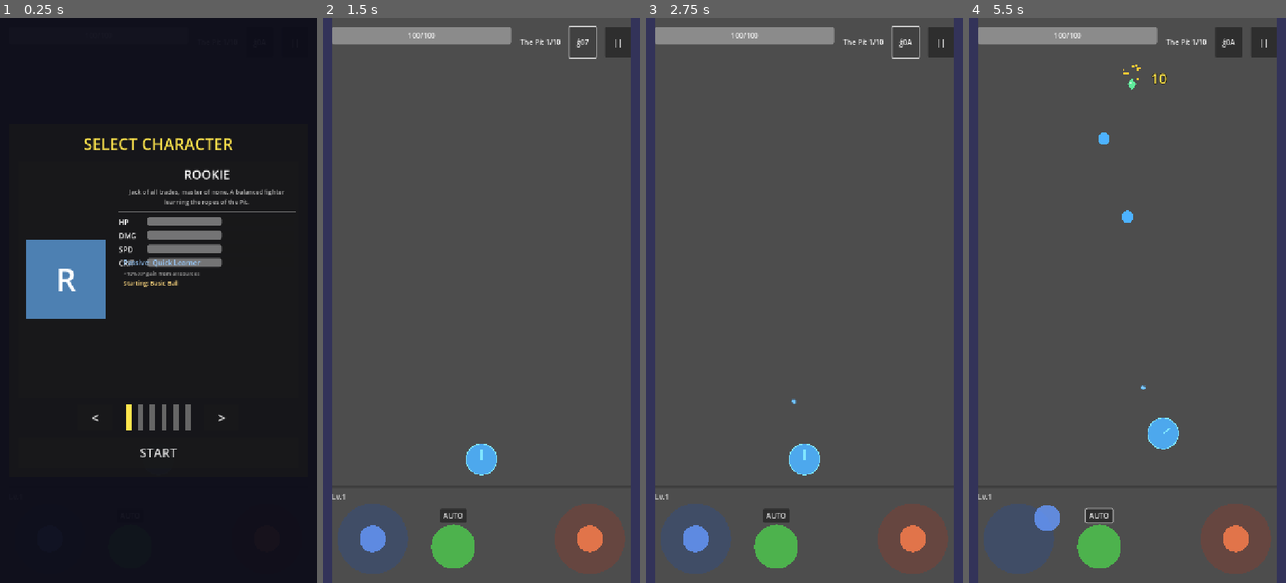
Above: before the commit, frames 1-4 (left to right).
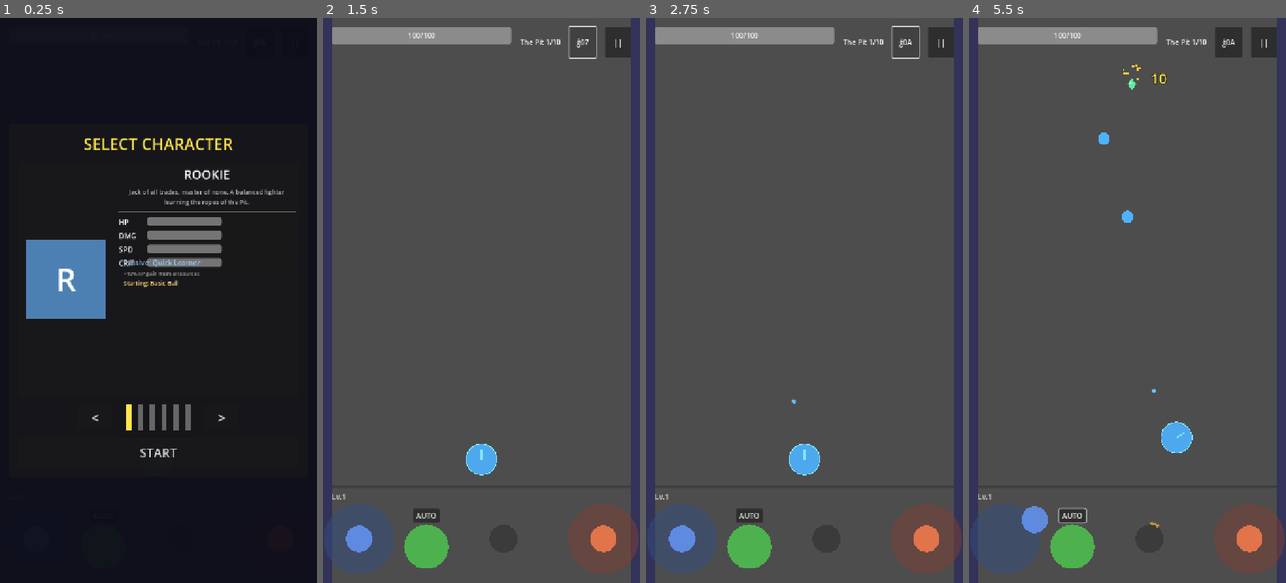
Above: after the commit, the same moments.

Repository: Randroids-Dojo/GoPit
Game: Godot game, scene res://scenes/game.tscn
Same seed, same stepped clock (60 frames per second), same inputs: the game is played once before the commit and once after it.
Inputs (mouse positions are in pixels of both pictures, inside the frame that each line leads up to):
- Up to frame 1 (0.25 s): no input
- Up to frame 2 (1.5 s): click "START" at 0.5 s; click "ǵ0A" at 1.25 s
- Up to frame 3 (2.75 s): click "ǵ07" at 2 s
- Up to frame 4 (5.5 s): click "||" at 2.75 s; click "Resume" at 3.5 s; click "AUTO" at 4.25 s; tap Enter at 5 s; drag from (1019, 537) to (1127, 458) at 5.02 s

The runs differ from the first frame. In frame 2, 4.3% of the frame differs, in the area x 2-100%, y 86-99%; in frame 3, 4.3%; in frame 4, 4.7%, in the area x 2-100%, y 65-99%.

Commit message:
Add Ultimate ability charge system
- Add ultimate_charge to GameManager with signals and methods
- Create UltimateButton UI with charge ring and pulsing glow
- Create UltimateBlast effect that clears all enemies on screen
- Add ULTIMATE sound type with epic blast audio
- Wire up charge gain: +10 per kill, +5 per gem collected
- Add ultimate button to game HUD between fire and aim controls
- Add 12 tests for ultimate system

Diff:
--- /dev/null
+++ b/scenes/effects/ultimate_blast.tscn
@@ -0,0 +1,6 @@
+[gd_scene load_steps=2 format=3 uid="uid://ultimate_blast"]
+
+[ext_resource type="Script" path="res://scripts/effects/ultimate_blast.gd" id="1_blast"]
+
+[node name="UltimateBlast" type="Node2D"]
+script = ExtResource("1_blast")
--- a/scenes/game.tscn
+++ b/scenes/game.tscn
@@ -22,6 +22,7 @@
 [ext_resource type="Script" path="res://scripts/ui/stage_complete_overlay.gd" id="18_stagecomplete"]
 [ext_resource type="Script" path="res://scripts/entities/baby_ball_spawner.gd" id="19_baby_spawner"]
 [ext_resource type="PackedScene" uid="uid://boss_hp_bar_scene" path="res://scenes/ui/boss_hp_bar.tscn" id="21_boss_hp"]
+[ext_resource type="Script" path="res://scripts/ui/ultimate_button.gd" id="22_ultimate"]
 
 [sub_resource type="RectangleShape2D" id="RectangleShape2D_wall"]
 size = Vector2(20, 1280)
@@ -247,6 +248,15 @@
 layout_mode = 2
 size_flags_horizontal = 4
 script = ExtResource("4_fire")
+
+[node name="UltimateButtonContainer" type="CenterContainer" parent="UI/HUD/InputContainer/HBoxContainer"]
+layout_mode = 2
+size_flags_horizontal = 2
+
+[node name="UltimateButton" type="Control" parent="UI/HUD/InputContainer/HBoxContainer/UltimateButtonContainer"]
+custom_minimum_size = Vector2(80, 80)
+layout_mode = 2
+script = ExtResource("22_ultimate")
 
 [node name="AimJoystickContainer" type="CenterContainer" parent="UI/HUD/InputContainer/HBoxContainer"]
 layout_mode = 2
--- /dev/null
+++ b/scenes/ui/ultimate_button.tscn
@@ -0,0 +1,9 @@
+[gd_scene load_steps=2 format=3 uid="uid://ultimate_button"]
+
+[ext_resource type="Script" path="res://scripts/ui/ultimate_button.gd" id="1_ultimate"]
+
+[node name="UltimateButton" type="Control"]
+custom_minimum_size = Vector2(80, 80)
+layout_mode = 3
+anchors_preset = 0
+script = ExtResource("1_ultimate")
--- a/scripts/autoload/game_manager.gd
+++ b/scripts/autoload/game_manager.gd
@@ -21,6 +21,9 @@
 signal hp_changed(current_hp: int, max_hp: int)
 signal combo_changed(combo: int, multiplier: float)
 signal leadership_changed(new_value: float)
+signal ultimate_ready
+signal ultimate_used
+signal ultimate_charge_changed(current: float, max_val: float)
 
 # Combo system
 var combo_count: int = 0
@@ -42,6 +45,12 @@
 var player_level: int = 1
 var gem_magnetism_range: float = 0.0
 var leadership: float = 0.0  # Affects baby ball spawn rate
+
+# Ultimate ability system
+const ULTIMATE_CHARGE_MAX: float = 100.0
+const CHARGE_PER_KILL: float = 10.0
+const CHARGE_PER_GEM: float = 5.0
+var ultimate_charge: float = 0.0
 
 # Character system
 var selected_character: Resource = null
@@ -276,6 +285,35 @@
 	leadership_changed.emit(leadership)
 
 
+# === Ultimate ability methods ===
+
+func add_ultimate_charge(amount: float) -> void:
+	## Add charge to the ultimate meter. Emits ultimate_ready when full.
+	if ultimate_charge >= ULTIMATE_CHARGE_MAX:
+		return  # Already full
+
+	var was_ready := ultimate_charge >= ULTIMATE_CHARGE_MAX
+	ultimate_charge = minf(ULTIMATE_CHARGE_MAX, ultimate_charge + amount)
+	ultimate_charge_changed.emit(ultimate_charge, ULTIMATE_CHARGE_MAX)
+
+	if not was_ready and ultimate_charge >= ULTIMATE_CHARGE_MAX:
+		ultimate_ready.emit()
+
+
+func use_ultimate() -> bool:
+	## Attempt to use the ultimate ability. Returns true if successful.
+	if ultimate_charge >= ULTIMATE_CHARGE_MAX:
+		ultimate_charge = 0.0
+		ultimate_used.emit()
+		ultimate_charge_changed.emit(0.0, ULTIMATE_CHARGE_MAX)
+		return true
+	return false
+
+
+func is_ultimate_ready() -> bool:
+	return ultimate_charge >= ULTIMATE_CHARGE_MAX
+
+
 # === Passive ability helpers ===
 
 func get_xp_multiplier() -> float:
@@ -369,6 +407,7 @@
 	gem_magnetism_range = 0.0
 	leadership = 0.0
 	is_endless_mode = false
+	ultimate_charge = 0.0
 	# Reset session stats
 	stats["enemies_killed"] = 0
 	stats["balls_fired"] = 0
--- a/scripts/autoload/sound_manager.gd
+++ b/scripts/autoload/sound_manager.gd
@@ -1,6 +1,8 @@
 extends Node
 ## SoundManager autoload - plays placeholder sounds using procedural audio
 ## Manages audio settings (volume, mute) with persistence
+
+signal mute_changed(is_muted: bool)
 
 var _players: Array[AudioStreamPlayer] = []
 const MAX_PLAYERS := 8
@@ -34,6 +36,7 @@
 	set(value):
 		is_muted = value
 		AudioServer.set_bus_mute(0, is_muted)
+		mute_changed.emit(is_muted)
 		_save_settings()
 
 enum SoundType {
@@ -62,7 +65,9 @@
 	# Fusion sounds
 	FUSION_REACTOR,  # Pickup sound
 	EVOLUTION,       # Success fanfare
-	FISSION          # Energy burst
+	FISSION,         # Energy burst
+	# Ultimate ability
+	ULTIMATE         # Screen-clearing blast
 }
 
 # Per-sound pitch/volume variance settings
@@ -92,7 +97,9 @@
 	# Fusion sounds
 	SoundType.FUSION_REACTOR: {"pitch_var": 0.05, "vol_var": 0.05},
 	SoundType.EVOLUTION: {"pitch_var": 0.0, "vol_var": 0.0},
-	SoundType.FISSION: {"pitch_var": 0.1, "vol_var": 0.1}
+	SoundType.FISSION: {"pitch_var": 0.1, "vol_var": 0.1},
+	# Ultimate
+	SoundType.ULTIMATE: {"pitch_var": 0.0, "vol_var": 0.0}
 }
 
 
@@ -282,6 +289,9 @@
 			data = _generate_evolution_fanfare()
 		SoundType.FISSION:
 			data = _generate_energy_burst()
+		# Ultimate
+		SoundType.ULTIMATE:
+			data = _generate_ultimate_blast_sound()
 
 	wav.data = data
 	return wav
@@ -671,3 +681,56 @@
 		data.encode_s16(i * 2, int(clampf(sample, -1.0, 1.0) * 32767))
 
 	return data
+
+
+# ============================================================================
+# Ultimate Ability Sound
+# ============================================================================
+
+func _generate_ultimate_blast_sound() -> PackedByteArray:
+	"""Ultimate ability: Epic power blast with rising tone and explosion"""
+	var samples := int(SAMPLE_RATE * 0.6)
+	var data := PackedByteArray()
+	data.resize(samples * 2)
+
+	for i in samples:
+		var t := float(i) / SAMPLE_RATE
+		var progress := float(i) / samples
+
+		# Three-phase envelope: rise, peak, decay
+		var envelope: float
+		if progress < 0.15:
+			# Rising power-up
+			envelope = progress / 0.15
+		elif progress < 0.25:
+			# Peak explosion
+			envelope = 1.0
+		else:
+			# Long decay
+			envelope = pow(1.0 - (progress - 0.25) / 0.75, 0.5)
+
+		# Rising pitch during power-up phase
+		var base_freq: float
+		if progress < 0.15:
+			base_freq = lerpf(200.0, 800.0, progress / 0.15)
+		else:
+			base_freq = lerpf(800.0, 200.0, (progress - 0.15) / 0.85)
+
+		# Multiple harmonics for full sound
+		var tone := sin(t * base_freq * TAU) * 0.3
+		tone += sin(t * base_freq * 2.0 * TAU) * 0.2
+		tone += sin(t * base_freq * 3.0 * TAU) * 0.1
+
+		# Add explosion noise during peak
+		var noise := 0.0
+		if progress > 0.1 and progress < 0.4:
+			var noise_amount: float = 1.0 - abs(progress - 0.2) / 0.2
+			noise = (randf() * 2.0 - 1.0) * noise_amount * 0.3
+
+		# Low rumble throughout
+		var rumble := sin(t * 60.0 * TAU) * 0.15
+
+		var sample := (tone + noise + rumble) * envelope * 0.25
+		data.encode_s16(i * 2, int(clampf(sample, -1.0, 1.0) * 32767))
+
+	return data
--- /dev/null
+++ b/scripts/effects/ultimate_blast.gd
@@ -0,0 +1,56 @@
+extends Node2D
+## Screen-clearing ultimate blast effect
+## Creates flash, kills all enemies, shakes camera, plays sound
+
+signal blast_completed
+
+
+func execute() -> void:
+	## Execute the ultimate blast - call this after adding to scene tree
+	_play_sound()
+	_create_flash()
+	_shake_camera()
+	_kill_all_enemies()
+
+	# Clean up after effects complete
+	await get_tree().create_timer(0.6).timeout
+	blast_completed.emit()
+	queue_free()
+
+
+func _play_sound() -> void:
+	SoundManager.play(SoundManager.SoundType.ULTIMATE)
+
+
+func _create_flash() -> void:
+	# Create a white flash overlay
+	var flash := ColorRect.new()
+	flash.color = Color(1, 1, 1, 0.8)
+	flash.set_anchors_and_offsets_preset(Control.PRESET_FULL_RECT)
+	flash.mouse_filter = Control.MOUSE_FILTER_IGNORE
+
+	# Add to UI layer for proper z-ordering
+	var ui := get_tree().current_scene.get_node_or_null("UI")
+	if ui:
+		ui.add_child(flash)
+	else:
+		get_tree().current_scene.add_child(flash)
+
+	# Fade out the flash
+	var tween := create_tween()
+	tween.tween_property(flash, "color:a", 0.0, 0.5).set_ease(Tween.EASE_OUT)
+	tween.tween_callback(flash.queue_free)
+
+
+func _shake_camera() -> void:
+	# Big screen shake
+	CameraShake.shake(25.0, 4.0)
+
+
+func _kill_all_enemies() -> void:
+	# Find all enemies and deal massive damage
+	var enemies := get_tree().get_nodes_in_group("enemies")
+	for enemy in enemies:
+		if enemy.has_method("take_damage"):
+			# Deal 9999 damage to instantly kill
+			enemy.take_damage(9999)
--- a/scripts/game/game_controller.gd
+++ b/scripts/game/game_controller.gd
@@ -25,6 +25,7 @@
 @onready var stage_complete_overlay: CanvasLayer = $UI/StageCompleteOverlay
 @onready var fusion_overlay: Control = $UI/FusionOverlay
 @onready var boss_hp_bar: Control = $UI/BossHPBar
+@onready var ultimate_button: Control = $UI/HUD/InputContainer/HBoxContainer/UltimateButtonContainer/UltimateButton
 
 var gem_scene: PackedScene = preload("res://scenes/entities/gem.tscn")
 # NOTE: Boss scenes use load() not preload() to avoid class resolution issues during import
@@ -65,6 +66,10 @@
 	if auto_toggle and fire_button:
 		auto_toggle.toggled.connect(_on_auto_toggle_pressed)
 		fire_button.autofire_toggled.connect(_on_autofire_state_changed)
+
+	# Wire up ultimate button
+	if ultimate_button:
+		ultimate_button.ultimate_activated.connect(_on_ultimate_activated)
 
 	# Set up ball spawner
 	if ball_spawner:
@@ -193,6 +198,7 @@
 	_maybe_spawn_fusion_reactor(enemy.global_position)
 	_check_wave_progress()
 	GameManager.record_enemy_kill()
+	GameManager.add_ultimate_charge(GameManager.CHARGE_PER_KILL)
 
 
 func _on_enemy_took_damage(_enemy: EnemyBase, _amount: int) -> void:
@@ -218,6 +224,7 @@
 		xp_value = gem.get_xp_value()
 	GameManager.add_xp(xp_value)
 	GameManager.record_gem_collected()
+	GameManager.add_ultimate_charge(GameManager.CHARGE_PER_GEM)
 	_show_xp_text(gem.global_position, xp_value)
 
 
@@ -313,6 +320,14 @@
 	# Keep toggle button in sync with fire button state
 	if auto_toggle:
 		auto_toggle.set_pressed_no_signal(enabled)
+
+
+func _on_ultimate_activated() -> void:
+	# Spawn the ultimate blast effect
+	var blast_scene: PackedScene = load("res://scenes/effects/ultimate_blast.tscn")
+	var blast: Node2D = blast_scene.instantiate()
+	add_child(blast)
+	blast.execute()
 
 
 func _process(_delta: float) -> void:
--- a/scripts/ui/hud.gd
+++ b/scripts/ui/hud.gd
@@ -35,6 +35,9 @@
 		mute_button.pressed.connect(_on_mute_pressed)
 		_update_mute_button()
 
+	# Listen for mute state changes (e.g., from pause menu)
+	SoundManager.mute_changed.connect(_on_mute_changed)
+
 	# Connect pause button
 	if pause_button:
 		pause_button.pressed.connect(_on_pause_pressed)
@@ -46,6 +49,9 @@
 
 func _on_mute_pressed() -> void:
 	SoundManager.toggle_mute()
+
+
+func _on_mute_changed(_is_muted: bool) -> void:
 	_update_mute_button()
 
 
--- /dev/null
+++ b/scripts/ui/ultimate_button.gd
@@ -0,0 +1,119 @@
+extends Control
+## Ultimate ability button with charge ring visualization
+## Shows charge progress and pulses when ready to use
+
+signal ultimate_activated
+
+@export var button_radius: float = 35.0
+@export var ring_width: float = 6.0
+@export var empty_color: Color = Color(0.3, 0.3, 0.3, 0.6)
+@export var charging_color: Color = Color(0.8, 0.6, 0.2, 0.9)
+@export var ready_color: Color = Color(1.0, 0.9, 0.3, 1.0)
+@export var inner_color: Color = Color(0.2, 0.2, 0.2, 0.7)
+
+var _pulse_tween: Tween
+var _is_pulsing: bool = false
+var _pulse_scale: float = 1.0
+
+
+func _ready() -> void:
+	custom_minimum_size = Vector2(button_radius * 2 + 10, button_radius * 2 + 10)
+	mouse_filter = Control.MOUSE_FILTER_STOP
+
+	# Connect to GameManager signals
+	GameManager.ultimate_charge_changed.connect(_on_charge_changed)
+	GameManager.ultimate_ready.connect(_on_ultimate_ready)
+	GameManager.ultimate_used.connect(_on_ultimate_used)
+	GameManager.game_started.connect(_on_game_started)
+
+	# Initial draw
+	queue_redraw()
+
+
+func _on_game_started() -> void:
+	# Reset pulse state on new game
+	_stop_pulse()
+	queue_redraw()
+
+
+func _on_charge_changed(_current: float, _max_val: float) -> void:
+	queue_redraw()
+
+
+func _on_ultimate_ready() -> void:
+	_start_pulse()
+
+
+func _on_ultimate_used() -> void:
+	_stop_pulse()
+	queue_redraw()
+
+
+func _start_pulse() -> void:
+	if _is_pulsing:
+		return
+
+	_is_pulsing = true
+
+	_pulse_tween = create_tween().set_loops()
+	_pulse_tween.tween_method(_set_pulse_scale, 1.0, 1.15, 0.4).set_ease(Tween.EASE_IN_OUT)
+	_pulse_tween.tween_method(_set_pulse_scale, 1.15, 1.0, 0.4).set_ease(Tween.EASE_IN_OUT)
+
+
+func _stop_pulse() -> void:
+	_is_pulsing = false
+	if _pulse_tween and _pulse_tween.is_valid():
+		_pulse_tween.kill()
+	_pulse_scale = 1.0
+
+
+func _set_pulse_scale(value: float) -> void:
+	_pulse_scale = value
+	queue_redraw()
+
+
+func _draw() -> void:
+	var center := size / 2
+	var progress := GameManager.ultimate_charge / GameManager.ULTIMATE_CHARGE_MAX
+	var is_ready := GameManager.is_ultimate_ready()
+
+	# Apply pulse scale when ready
+	var current_radius := button_radius * _pulse_scale
+
+	# Draw inner circle (dark background)
+	draw_circle(center, current_radius - ring_width / 2, inner_color)
+
+	# Draw empty ring background
+	draw_arc(center, current_radius, 0, TAU, 32, empty_color, ring_width)
+
+	# Draw progress arc
+	if progress > 0:
+		var color := ready_color if is_ready else charging_color
+		var start_angle := -PI / 2  # Start from top
+		var end_angle := start_angle + TAU * progress
+		draw_arc(center, current_radius, start_angle, end_angle, 32, color, ring_width)
+
+	# Draw ready glow effect when pulsing
+	if is_ready and _is_pulsing:
+		var glow_color := Color(ready_color.r, ready_color.g, ready_color.b, 0.3 * (_pulse_scale - 1.0) * 6.67)
+		draw_circle(center, current_radius + 5, glow_color)
+
+	# Draw "!" indicator in center when ready
+	if is_ready:
+		# Simple visual cue - a small bright dot
+		draw_circle(center, 5, ready_color)
+
+
+func _gui_input(event: InputEvent) -> void:
+	if event is InputEventMouseButton:
+		if event.button_index == MOUSE_BUTTON_LEFT and event.pressed:
+			_try_activate()
+
+	elif event is InputEventScreenTouch:
+		if event.pressed:
+			_try_activate()
+
+
+func _try_activate() -> void:
+	if GameManager.use_ultimate():
+		ultimate_activated.emit()
Not shown: 1 places in scenes/game.tscn that only renumber resources
Not shown, added: tests/test_ultimate.py
